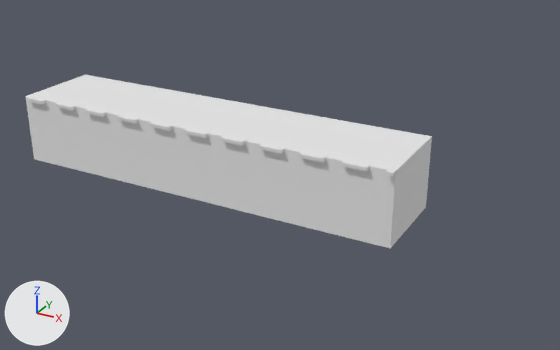
A saved change to the FBX model assets/models/fbx/01_Forest/Corridor/kit_Platform.fbx.
Before and after are seen from a 50 mm lens placed at (0.706, -1.13, 0.565), pointed at (0.124, -0.073, 0.036). The lights are fixed; the arrows at lower left show +X, +Y and +Z. The picture after the commit comes second. Where no turn or scale is listed for an object, it has been applied to the vertices.

In view in the first picture: 'kit_Platform_Dash', 'kit_Platform_Dirt', 'kit_Platform_Platform'.
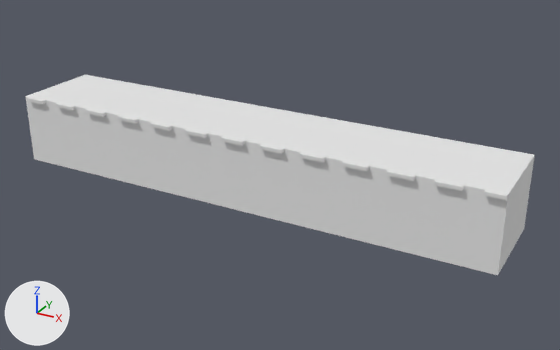
The newer file is also turned or shifted as a whole; pictures and numbers use the older file's frame.

The edits, one by one:
me_kit_platform_dash is used by ob_kit_platform_dash; location (0.0, 0.0, 0.0).
Verts and faces of me_kit_platform_dash; kept vertices keep their numbers, new ones are numbered from 88.
Before the commit, vertices of me_kit_platform_dash: 84 (0.36, -0.168, 0.12) at pixel (393, 176), 85 (0.36, -0.168, 0.126) at pixel (393, 172), 86 (0.36, -0.158, 0.12) at pixel (395, 174), 87 (0.36, -0.158, 0.126) at pixel (395, 170).
me_kit_platform_dash had 88 vertices, 66 faces and spanned x -0.35..0.36, y -0.168..-0.158, z 0.12..0.126.
me_kit_platform_dash now has 104 vertices, 78 faces and spans x -0.35..0.52, y -0.168..-0.158, z 0.12..0.126.
me_kit_platform_dash part 2: a new loose piece, a box spanning x 0.42..0.46, y -0.168..-0.158, z 0.12..0.1258, in mat_kit_dash (white #e7e7e7).
me_kit_platform_dash part 3: a new loose piece, a box spanning x 0.49..0.52, y -0.168..-0.158, z 0.12..0.1258, in mat_kit_dash (white #e7e7e7).
Part 4, on me_kit_platform_dash:
Vertices 84 to 87 move by (0.03, 0.0, 0.0).
me_kit_platform_dirt is used by ob_kit_platform_dirt; location (0.0, 0.0, 0.0).
me_kit_platform_dirt had 8 vertices, 6 faces and spanned x -0.36..0.36, y -0.16..0.0, z 0.0..0.12.
me_kit_platform_dirt now has 8 vertices, 6 faces and spans x -0.36..0.52, y -0.16..0.0, z 0.0..0.12.
me_kit_platform_dirt part 1: the whole mesh is scaled about its middle by (1.22, 1, 1), then moved by (0.08, 0.0, 0.0).
me_kit_platform_platform is used by ob_kit_platform_platform; location (0.0, 0.0, 0.0).
me_kit_platform_platform had 8 vertices, 6 faces and spanned x -0.36..0.36, y -0.16..0.0, z 0.12..0.125.
me_kit_platform_platform now has 8 vertices, 6 faces and spans x -0.36..0.52, y -0.16..0.0, z 0.12..0.125.
me_kit_platform_platform part 5: the whole mesh is scaled about its middle by (1.22, 1, 1), then moved by (0.08, 0.0, 0.0).

Pixel boxes [x1, y1, x2, y2] of what changed, in the pictures (560 x 350 px; the box of a moved part takes in the faces that stretch with it):
'kit_Platform_Dirt', moved, rescaled (25% wider, 18% taller)
    before: [26, 100, 432, 248]
    after: [26, 100, 534, 275]
'kit_Platform_Platform', moved, rescaled (25% wider, 24% taller)
    before: [25, 75, 432, 173]
    after: [25, 75, 535, 197]
'kit_Platform_Dash', reshaped (30% wider, 28% taller)
    before: [26, 96, 396, 177]
    after: [26, 96, 509, 200]
part 2 of me_kit_platform_dash, added
    after: [434, 179, 465, 191]
part 3 of me_kit_platform_dash, added
    after: [484, 189, 509, 200]
part 4 of me_kit_platform_dash, moved or reshaped
    before: [387, 169, 396, 177]
    after: [387, 169, 416, 181]
